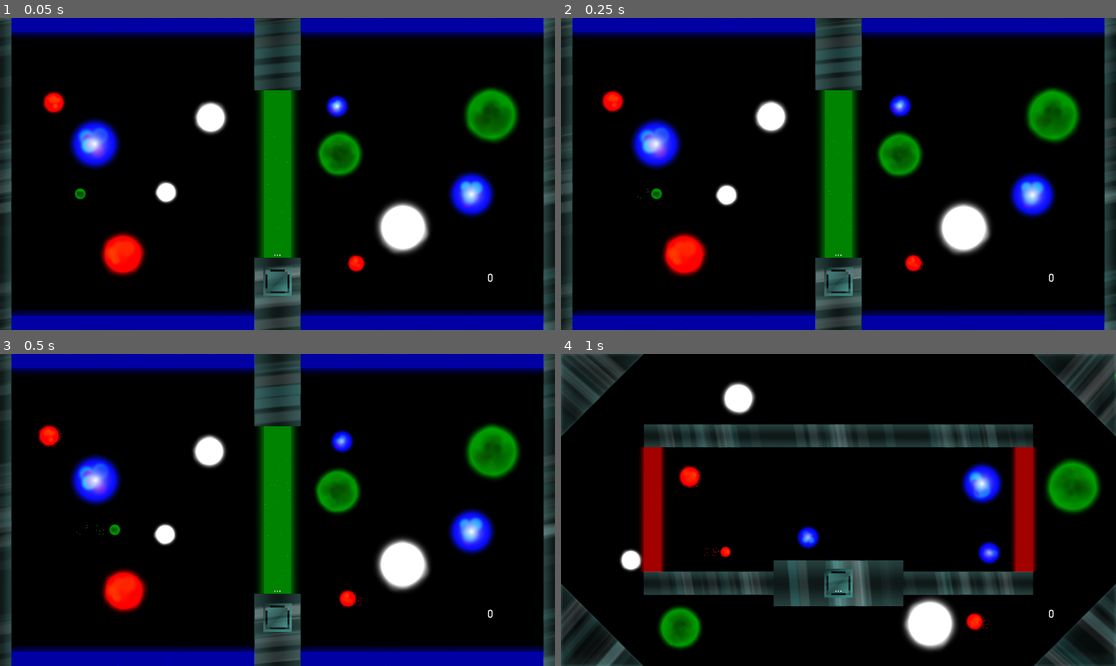
Above: before the commit, frames 1-4 (two rows, left to right).
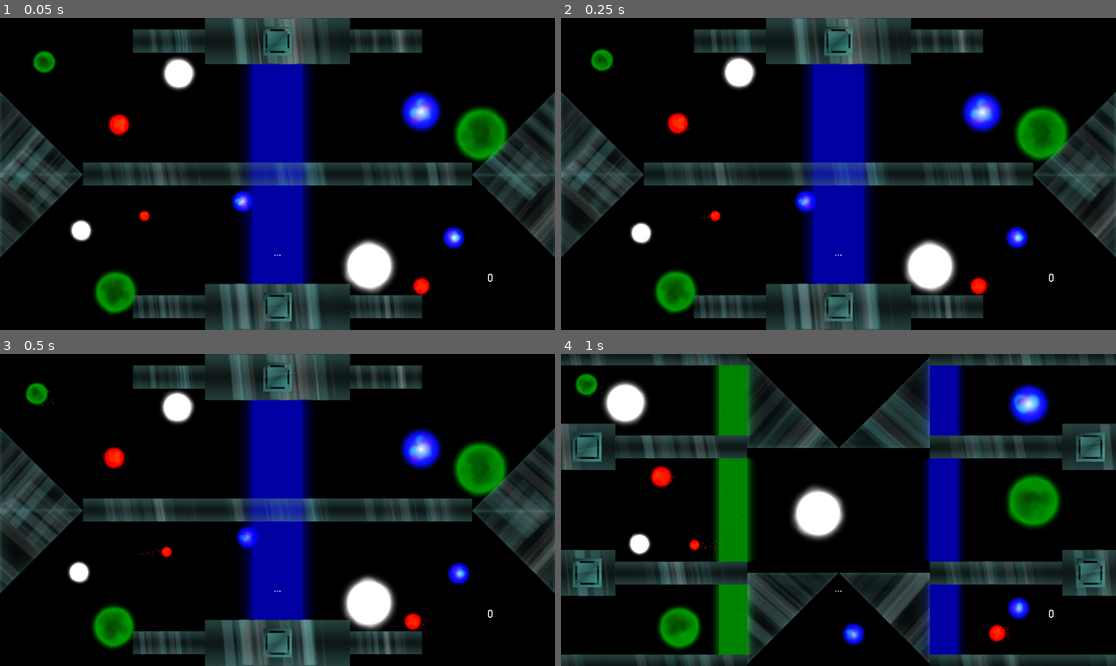
Above: after the commit, the same moments.

Repository: Dark-Gran/Spirit-Circles
Game: Godot game, scene res://src/Main.tscn
Same seed, same stepped clock (60 frames per second), same inputs: the game is played once before the commit and once after it.
Inputs (mouse positions are in pixels of both pictures, inside the frame that each line leads up to):
- Up to frame 1 (0.05 s): no input
- Up to frame 2 (0.25 s): no input
- Up to frame 3 (0.5 s): no input
- Up to frame 4 (1 s): move the mouse to (960, 494) at 0.52 s; hold Right (ui_right) from 0.53 s (still down); tap Space (ui_accept) at 0.77 s

The runs differ from the first frame. In frame 1, 51% of the frame differs, in the area x 0-100%, y 0-100%; in frame 2, 51%; in frame 3, 51%; in frame 4, 49%.

Commit message:
level revision

Diff:
--- a/src/world/World.gd
+++ b/src/world/World.gd
@@ -27,7 +27,7 @@
 		level_times.append(0)
 	$DebugGUI/FPS.visible = false
 	enable_continue(false)
-	level_id = 15
+	level_id = 17
 	move_to_level(level_id)
 
 func reload_level():
